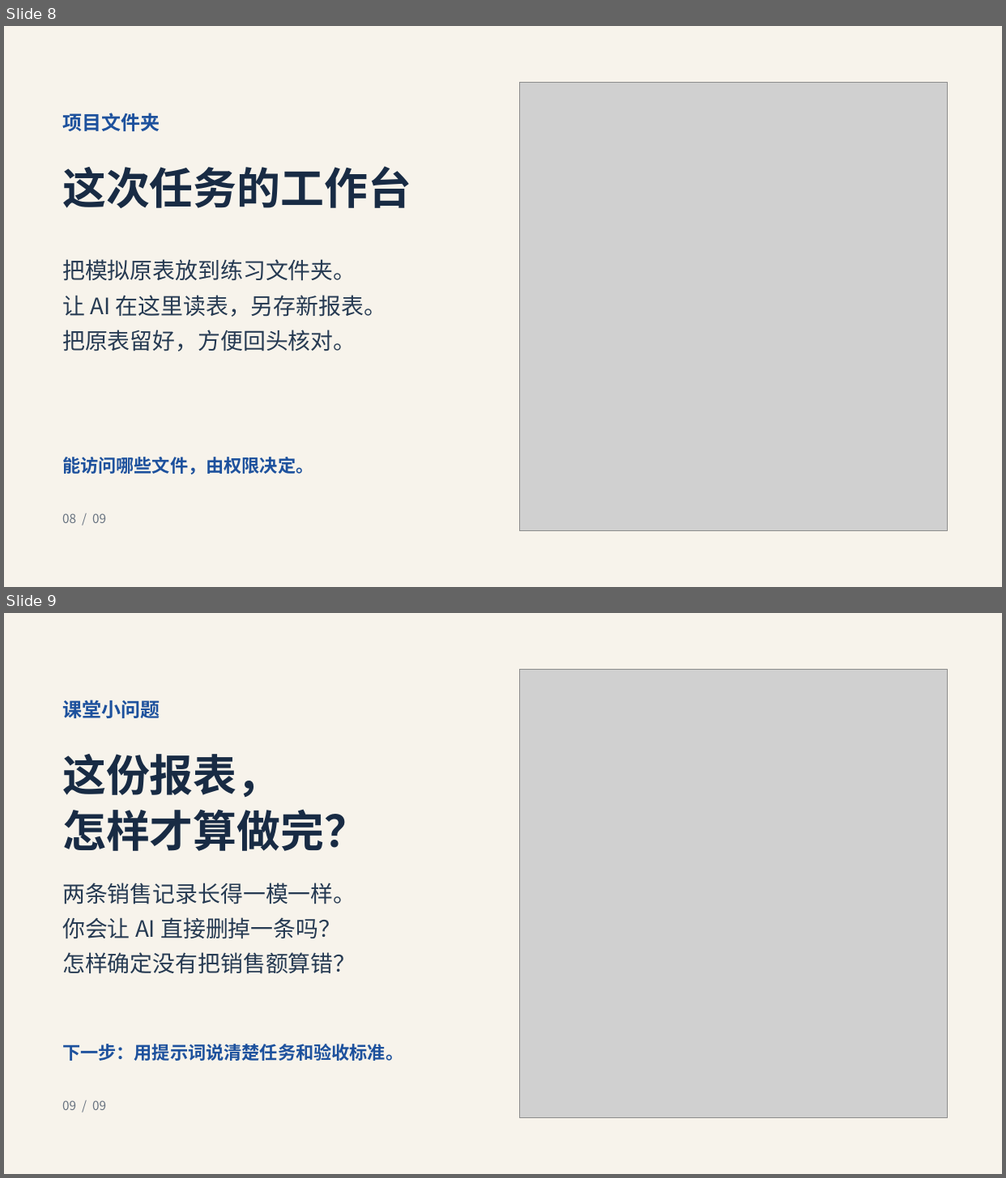
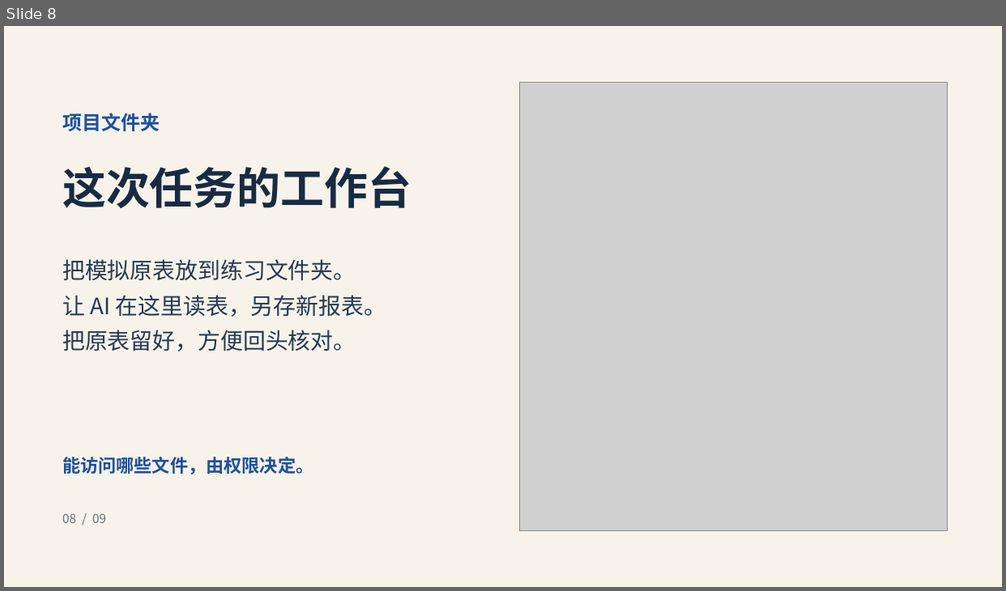
Before and after one commit to jihtsan/https-github.com-jihtsan-cz-night-learn-20261111, a slide deck: learn-02/第二课开场 - AI Agent 图解.pptx. Shown one above the other, each under a label of ours: slides 8 and 9 before the commit, slide 8 after it. The pictures are 1006x1178 and 1006x591 pixels, drawn with LibreOffice and Linux fonts; fonts in the diff are those of the drawing; grey boxes stand for pictures. Boxes give left, top, right and bottom in pixels: in the first picture for what was removed or moved away, otherwise in the second. Text is boxed around its words. In the diff, an @@ line names an element or a change of style, - is before the commit and + after.

Commit message:
在第二课开场讲清任务的输入、输出和拆解 (#13)

```diff
--- a/learn-02/第二课开场 - AI Agent 图解.pptx
+++ b/learn-02/第二课开场 - AI Agent 图解.pptx
@@ slide 9 removed at box(4, 613, 1002, 1174), background #F7F3EB @@
@@ picture removed at box(520, 669, 948, 1118) @@
@@ text removed at box(62, 700, 160, 718) @@
-课堂小问题
@@ text removed at box(62, 754, 281, 798) @@
-这份报表，
@@ text removed at box(62, 809, 368, 851) @@
-怎样才算做完？
@@ text removed at box(62, 883, 356, 905) @@
-两条销售记录长得一模一样。
@@ text removed at box(62, 918, 341, 939) @@
-你会让 AI 直接删掉一条吗？
@@ text removed at box(62, 952, 356, 974) @@
-怎样确定没有把销售额算错？
@@ text removed at box(62, 1044, 403, 1061) @@
-下一步：用提示词说清楚任务和验收标准。
@@ text removed at box(62, 1101, 106, 1110) @@
-09 / 09
```
Also in this commit, not shown: 1 slide changed, 2 slides added, 1 other slide removed.
